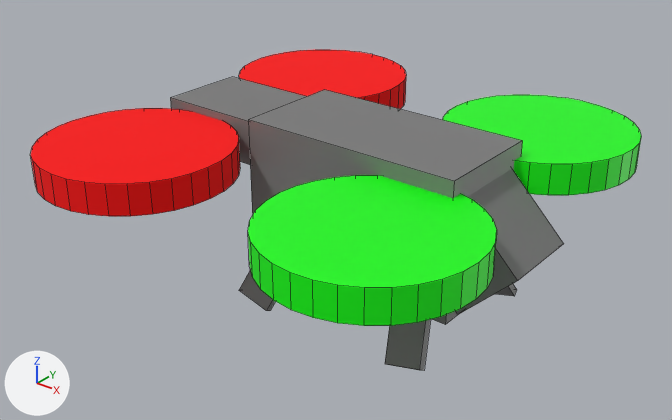
Before and after pictures for a commit that changed the Blender file ws/src/navsim_pkg/models/UAM/aerotaxi/design/aguila.blend.
Camera for both pictures: a camera (50 mm lens) standing at (6.48, -8.61, 6.25) and looking at (-0.38, -0.04, 0.93). Arrows for +X, +Y and +Z are at lower left; the lights stay in place. Mesh edges are drawn as thin lines.

The older version as bpy lines, for what is in view:
```python
ob_brazo_ne = bpy.data.objects.new('brazo_NE', me_brazo)
ob_brazo_ne.parent = ob_aguila
ob_brazo_ne.location = (1.4, -0.9, -0.1)
ob_brazo_ne.rotation_euler = (-0.524, -0.262, 0.0)  # degrees (-30, -15, 0)
ob_brazo_nw = bpy.data.objects.new('brazo_NW', me_brazo)
ob_brazo_nw.parent = ob_aguila
ob_brazo_nw.location = (1.4, 0.9, -0.1)
ob_brazo_nw.rotation_euler = (0.524, -0.262, 0.0)  # degrees (30, -15, 0)
ob_brazo_se = bpy.data.objects.new('brazo_SE', me_brazo)
ob_brazo_se.parent = ob_aguila
ob_brazo_se.location = (-0.8, -0.9, -0.1)
ob_brazo_se.rotation_euler = (-0.524, 0.262, 0.0)  # degrees (-30, 15, 0)
ob_cabina = bpy.data.objects.new('cabina', me_cube)
ob_cabina.parent = ob_aguila
ob_cabina.location = (0.3, 0.0, 1.0)
ob_cabina.scale = (1.0, 1.0, 0.9)
ob_cockpit = bpy.data.objects.new('cockpit', me_cube_005)
ob_cockpit.parent = ob_aguila
ob_cockpit.location = (1.7, 0.0, 1.0)
ob_cockpit.rotation_euler = (0.0, 0.785, 0.0)  # degrees (0, 45, 0)
ob_cockpit.scale = (0.933, 1.1, 0.833)
ob_cola = bpy.data.objects.new('cola', me_cube_004)
ob_cola.parent = ob_aguila
ob_cola.location = (-2.0, 0.0, 1.5)
ob_cola.scale = (0.8, 1.0, 0.667)
ob_rotor_ne = bpy.data.objects.new('rotor_NE', me_rotor_delantero)
ob_rotor_ne.parent = ob_aguila
ob_rotor_ne.location = (1.5, -1.8, 0.5)
ob_rotor_se = bpy.data.objects.new('rotor_SE', me_rotor_trasero)
ob_rotor_se.parent = ob_aguila
ob_rotor_se.location = (-2.1, 1.8, 0.5)
ob_rotor_sw = bpy.data.objects.new('rotor_SW', me_rotor_trasero)
ob_rotor_sw.parent = ob_aguila
ob_rotor_sw.location = (-2.1, -1.8, 0.5)
# also in view: 'rotor_NW' at (1.5, 1.8, 1.8)
```
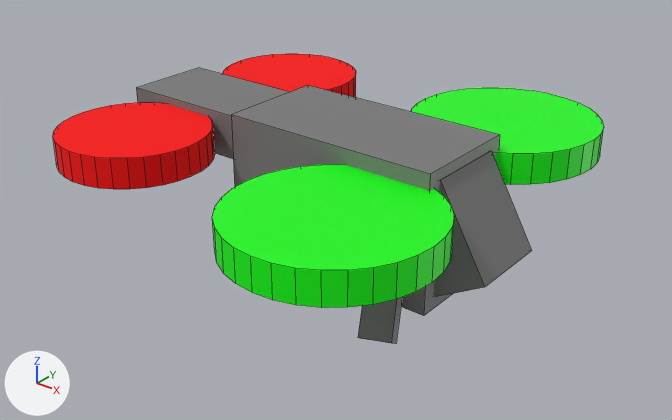
Where the newer file only moved an object's origin or applied its transform, the numbers keep the older frame.

Boxes (x1, y1, x2, y2) around the edits, measured in the pictures (672 x 420 px):
'rotor_NE', moved
    before: (248, 175, 497, 326)
    after: (212, 164, 454, 308)
'cabina', moved
    before: (248, 90, 522, 325)
    after: (231, 85, 500, 316)
'rotor_SW', moved, rescaled (22% narrower, 19% shorter)
    before: (31, 108, 240, 216)
    after: (53, 102, 215, 189)
'rotor_NW', moved
    before: (443, 95, 641, 195)
    after: (411, 88, 604, 185)
'cockpit', reshaped
    before: (456, 169, 564, 314)
    after: (434, 151, 532, 297)
'rotor_SE', moved, rescaled
    before: (239, 50, 406, 109)
    after: (223, 54, 356, 98)
'cola', moved, rescaled (12% wider)
    before: (170, 77, 307, 165)
    after: (136, 68, 289, 159)
'brazo_NE', moved
    before: (385, 319, 431, 371)
    after: (358, 297, 402, 344)
'brazo_SE', moved (not visible afterwards)
    before: (239, 270, 276, 311)
'brazo_NW', moved (not visible afterwards)
    before: (496, 284, 517, 296)

The edits, one by one:
me_cube has 8 vertices, 6 faces and spans x -0.05..0.05, y -0.02..0.02, z -0.015..0.015.
me_cube is used by ob_cabina; parent ob_aguila; location (0.3, 0.0, 1.0); scale (1.0, 1.0, 0.9); delta_scale (30.0, 37.5, 66.67).
me_cube part 1: the whole mesh is moved by (0.0, 0.0, 0.0167).
me_cube_005 has 8 vertices, 6 faces and spans x -0.05..0.05, y -0.02..0.02, z -0.015..0.015.
me_cube_005 is used by ob_cockpit; parent ob_aguila; location (1.7, 0.0, 1.0); rotation (0.0, 0.785, 0.0), in degrees (0, 45, 0); scale (0.933, 1.1, 0.833); delta_scale (15.0, 25.0, 40.0).
Part 2, on me_cube_005:
Vertex 0 of me_cube_005 moves from (0.05, 0.02, 0.015) at pixel (563, 243) to (-0.0482, 0.02, 0.0121) at pixel (491, 150).
Vertex 1 of me_cube_005 moves from (0.05, 0.02, -0.015) to (0.0415, 0.02, 0.002) at pixel (531, 250).
Vertex 2 of me_cube_005 moves from (0.05, -0.02, 0.015) at pixel (517, 280) to (-0.0482, -0.02, 0.0121) at pixel (440, 180).
Vertex 3 of me_cube_005 moves from (0.05, -0.02, -0.015) at pixel (457, 314) to (0.0415, -0.02, 0.002) at pixel (484, 287).
Vertex 4 of me_cube_005 moves from (-0.05, 0.02, 0.015) to (-0.0667, 0.02, -0.0169).
Vertex 5 of me_cube_005 moves from (-0.05, 0.02, -0.015) to (0.023, 0.02, -0.027).
Vertex 6 of me_cube_005 moves from (-0.05, -0.02, 0.015) to (-0.0667, -0.02, -0.0169).
Vertex 7 of me_cube_005 moves from (-0.05, -0.02, -0.015) to (0.023, -0.02, -0.027).
Object 'cabina' (ob_cabina) moves from (0.3, 0.0, 1.0) to (0.0, 0.0, 0.0).
In object 'brazo_NE' (ob_brazo_ne), matrix_parent_inverse is no longer Matrix(((1.0, 0.0, 0.0, 0.0), (0.0, 1.0, 0.0, 0.0), (0.0, 0.0, 1.0, -1.0), (0.0, 0.0, 0.0, 1.0))).
Object 'brazo_NE' (ob_brazo_ne) moves from (1.4, -0.9, -0.1) to (1.0, -0.9, -0.9).
In object 'brazo_NW' (ob_brazo_nw), matrix_parent_inverse is no longer Matrix(((1.0, 0.0, 0.0, 0.0), (0.0, 1.0, 0.0, 0.0), (0.0, 0.0, 1.0, -1.0), (0.0, 0.0, 0.0, 1.0))).
Object 'brazo_NW' (ob_brazo_nw) moves from (1.4, 0.9, -0.1) to (1.0, 0.9, -0.9).
In object 'brazo_SE' (ob_brazo_se), matrix_parent_inverse is no longer Matrix(((1.0, 0.0, 0.0, 0.0), (0.0, 1.0, 0.0, 0.0), (0.0, 0.0, 1.0, -1.0), (0.0, 0.0, 0.0, 1.0))).
Object 'brazo_SE' (ob_brazo_se) moves from (-0.8, -0.9, -0.1) to (-1.0, -0.9, -0.9).
Object 'rotor_SW' (ob_rotor_sw) moves from (-2.1, -1.8, 0.5) to (-2.5, -1.5, 0.5).
Object 'rotor_SW' (ob_rotor_sw) is rescaled from (1.0, 1.0, 1.0) to (0.8, 0.8, 1.0).
Object 'rotor_SE' (ob_rotor_se) moves from (-2.1, 1.8, 0.5) to (-2.5, 1.5, 0.5).
Object 'rotor_SE' (ob_rotor_se) is rescaled from (1.0, 1.0, 1.0) to (0.8, 0.8, 1.0).
Object 'rotor_NE' (ob_rotor_ne) moves from (1.5, -1.8, 0.5) to (1.0, -1.8, 0.5).
Object 'rotor_NW' (ob_rotor_nw) moves from (1.5, 1.8, 0.5) to (1.0, 1.8, 0.5).
In object 'cola' (ob_cola), matrix_parent_inverse is no longer Matrix(((1.0, 0.0, 0.0, 0.0), (0.0, 1.0, 0.0, 0.0), (0.0, 0.0, 1.0, -1.0), (0.0, 0.0, 0.0, 1.0))).
Object 'cola' (ob_cola) moves from (-2.0, 0.0, 1.5) to (-2.5, 0.0, 0.5).
Object 'cola' (ob_cola) is rescaled from (0.8, 1.0, 0.667) to (1.0, 1.0, 0.667).
